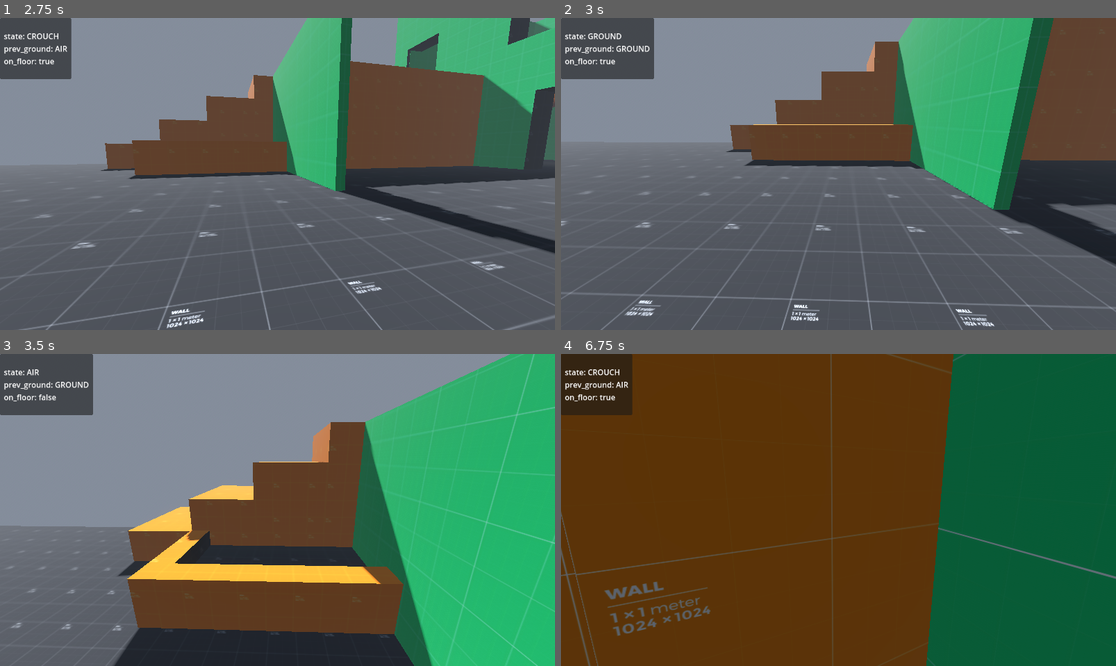
Above: before the commit, frames 1-4 (two rows, left to right).
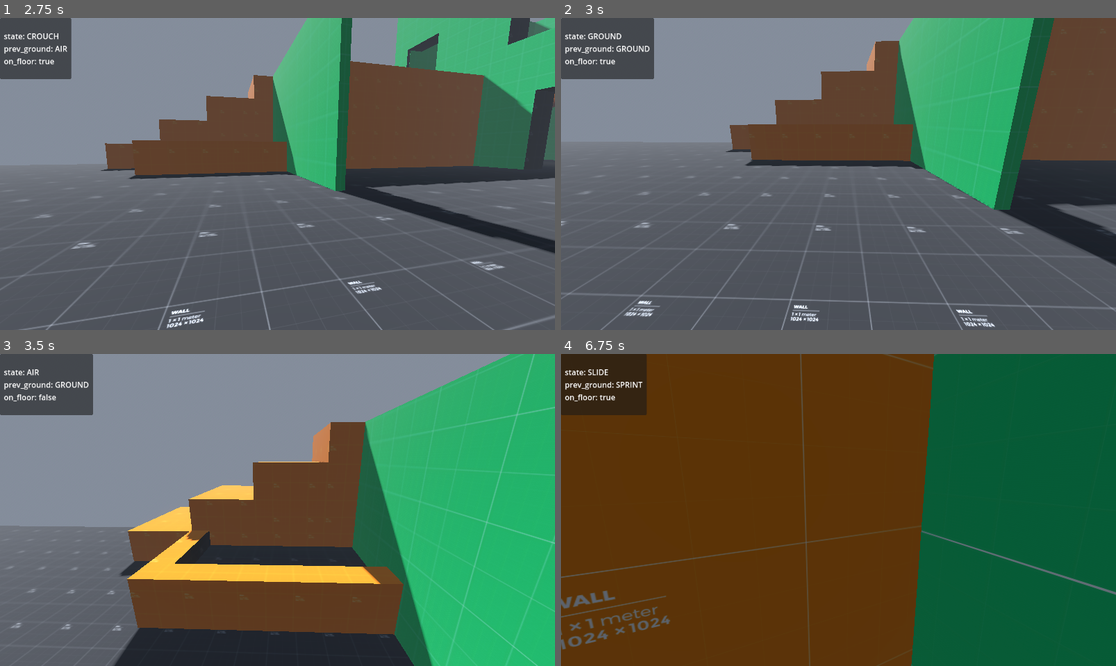
Above: after the commit, the same moments.

Repository: anandantony/project-zero-fps
Game: Godot game, scene res://maps/training/dm_map_1.tscn
Same seed, same stepped clock (60 frames per second), same inputs: the game is played once before the commit and once after it. The project has no main scene, so this scene is started directly.
Inputs (mouse positions are in pixels of both pictures, inside the frame that each line leads up to):
- Up to frame 1 (2.75 s): tap Enter at 0.5 s; move the mouse to (399, 158) at 0.52 s; hold D (move_right) 0.53-1.28 s; hold C (crouch) 0.53-1.28 s; click (399, 158) at 0.67 s; tap Space (jump) at 0.77, 1.07, 1.52, 1.55, 1.82, 2.1 s; tap Shift (sprint) at 0.8, 1.35 s; move the mouse to (249, 174) at 1.27 s; hold W (move_forward) from 1.28 s (still down); move the mouse to (288, 167) at 2.02 s; hold C (crouch) from 2.03 s (still down)
- Up to frame 2 (3 s): keep holding W (move_forward); move the mouse to (832, 180) at 2.77 s; release C (crouch) at 2.78 s; tap C (crouch) at 2.85 s
- Up to frame 3 (3.5 s): keep holding W (move_forward); tap Space (jump) at 3.02, 3.32 s; tap Shift (sprint) at 3.05 s
- Up to frame 4 (6.75 s): move the mouse to (877, 513) at 3.52 s; hold Shift (sprint) 3.53-4.28 s; tap Space (jump) at 3.77, 3.8, 4.07, 4.52, 4.82, 5.75, 5.85, 6.02, 6.32 s; move the mouse to (794, 506) at 4.27 s; tap C (crouch) at 4.35 s; move the mouse to (844, 510) at 5.02 s; hold Shift (sprint) 5.03-5.78 s; move the mouse to (816, 503) at 5.77 s; release W (move_forward) at 5.78 s; hold D (move_right) 5.78-6.53 s; move the mouse to (866, 510) at 6.52 s; hold W (move_forward) from 6.53 s (still down); hold C (crouch) from 6.53 s (still down)

Frame 1 is identical in both runs. In frame 2, 0.9% of the frame differs, in the area x 11-100%, y 0-100%; in frame 3, less than 0.1%; in frame 4, 6.1%, in the area x 0-100%, y 0-100%.

Commit message:
Add sliding movement to player controller
Introduces a new SLIDE move state with associated physics, variables, and transitions. Sliding can be triggered from sprinting or a sprint jump, and includes slope acceleration, friction, and exit conditions. Camera FOV transition speed is also adjusted during sliding for a smoother visual effect.

Diff:
--- a/scripts/camera_controller.gd
+++ b/scripts/camera_controller.gd
@@ -91,4 +91,5 @@
 		fov_target = fov_run
 	elif local_velocity.length() >= player.walk_speed * 0.9:
 		fov_target = fov_walk
-	player_camera.fov = lerp(player_camera.fov, fov_target, delta * 8.0)
+	var delta_multiplier = 2.0 if player.move_state == player.MoveState.SLIDE else 6.0
+	player_camera.fov = lerp(player_camera.fov, fov_target, delta * delta_multiplier)
--- a/scripts/player_controller.gd
+++ b/scripts/player_controller.gd
@@ -5,6 +5,7 @@
 	GROUND,
 	SPRINT,
 	CROUCH,
+	SLIDE,
 	AIR
 }
 
@@ -24,6 +25,13 @@
 @export var crouch_camera_offset := -0.6
 @export var crouch_transition_speed := 10.0
 
+@export_group("Slide", "slide")
+@export var slide_start_speed := 10.0
+@export var slide_min_speed := 4.0
+@export var slide_friction := 8.0
+@export var slide_duration := 3
+@export var slide_slope_boost := 18.0
+
 # Layer Mask Refs
 const DEFAULT_LAYER = 1
 const VIEW_MODEL_LAYER = 2
@@ -47,6 +55,8 @@
 var _coyote_timer := 0.0
 var _move_input_world := Vector3.ZERO
 var _air_speed_cap := 0.0
+var _slide_velocity := Vector3.ZERO
+var _slide_timer := 0.0
 
 func _init() -> void:
 	GameManager.player_character = self
@@ -103,6 +113,42 @@
 	self.velocity.x = desired.x
 	self.velocity.z = desired.z
 
+func _handle_slide_physics(delta: float) -> void:
+	_slide_timer -= delta
+
+	# Gravity still applies
+	self.velocity.y -= gravity * delta
+
+	# Slope acceleration
+	var floor_normal := get_floor_normal()
+	var downhill := floor_normal.cross(Vector3.UP).cross(floor_normal).normalized()
+
+	var slope_factor: float = clamp(downhill.dot(_slide_velocity.normalized()), -1.0, 1.0)
+	_slide_velocity += downhill * slope_factor * slide_slope_boost * delta
+
+	# Friction
+	_slide_velocity = _slide_velocity.move_toward(Vector3.ZERO, slide_friction * delta)
+
+	self.velocity.x = _slide_velocity.x
+	self.velocity.z = _slide_velocity.z
+
+	# Exit conditions
+	if _slide_timer <= 0.0:
+		_exit_slide()
+	elif _slide_velocity.length() < slide_min_speed:
+		_exit_slide()
+
+func _exit_slide() -> void:
+	velocity.x = _slide_velocity.x
+	velocity.z = _slide_velocity.z
+
+	if wants_crouch:
+		move_state = MoveState.CROUCH
+	elif InputRouter.sprint and _move_input_world.length() > 0.1:
+		move_state = MoveState.SPRINT
+	else:
+		move_state = MoveState.GROUND
+
 func _handle_ground_movement(delta: float, move_speed: float) -> void:
 	if InputRouter.wants_to_jump() and _coyote_timer > 0.0:
 		_handle_jump()
@@ -120,6 +166,8 @@
 			_handle_ground_movement(delta, walk_speed)
 		MoveState.SPRINT:
 			_handle_ground_movement(delta, sprint_speed)
+		MoveState.SLIDE:
+			_handle_slide_physics(delta)
 		MoveState.CROUCH:
 			_handle_ground_movement(delta, crouch_speed)
 		MoveState.AIR:
@@ -138,8 +186,19 @@
 		move_state = MoveState.AIR
 		return
 
+	# SLIDE owns the state until it exits itself
+	if move_state == MoveState.SLIDE:
+		if InputRouter.wants_to_jump():
+			_handle_jump()
+			return
+		return
+
 	# Grounded states
 	if wants_crouch:
+		var sprint_jump_to_slide = move_state == MoveState.AIR and previous_ground_state == MoveState.SPRINT
+		if move_state == MoveState.SPRINT or sprint_jump_to_slide:
+			_enter_slide()
+			return
 		if move_state != MoveState.CROUCH:
 			previous_ground_state = move_state
 			InputRouter.on_crouch_started()
@@ -169,6 +228,17 @@
 	_coyote_timer = 0.0
 	InputRouter.reset_crouch_if_toggled()
 	InputRouter.consume_jump()
+
+func _enter_slide() -> void:
+	move_state = MoveState.SLIDE
+	_slide_timer = slide_duration
+
+	var horizontal := Vector3(velocity.x, 0, velocity.z)
+	var dir := horizontal.normalized()
+	if dir.length() < 0.1:
+		dir = -global_transform.basis.z
+
+	_slide_velocity = dir * max(horizontal.length(), slide_start_speed)
 
 func _update_crouch_visuals(delta: float) -> void:
 	var shape := collider.shape as CapsuleShape3D
